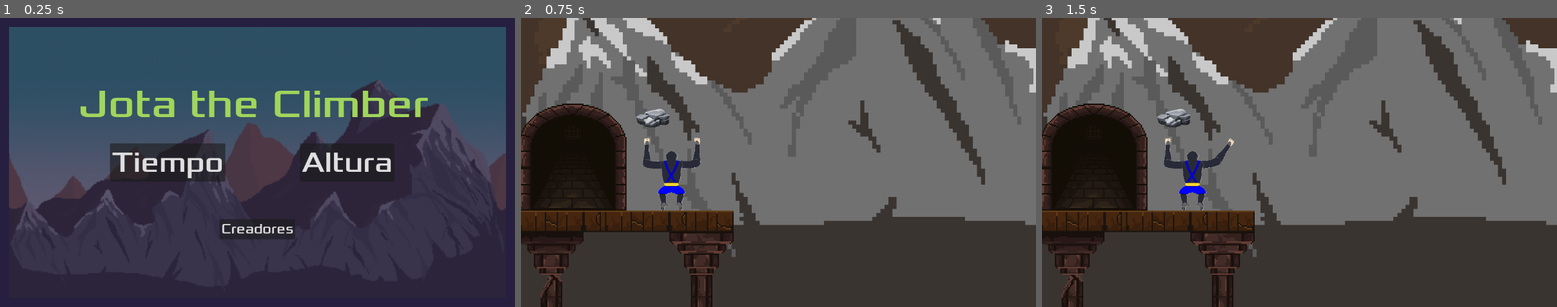
Above: before the commit, frames 1-3 (left to right).
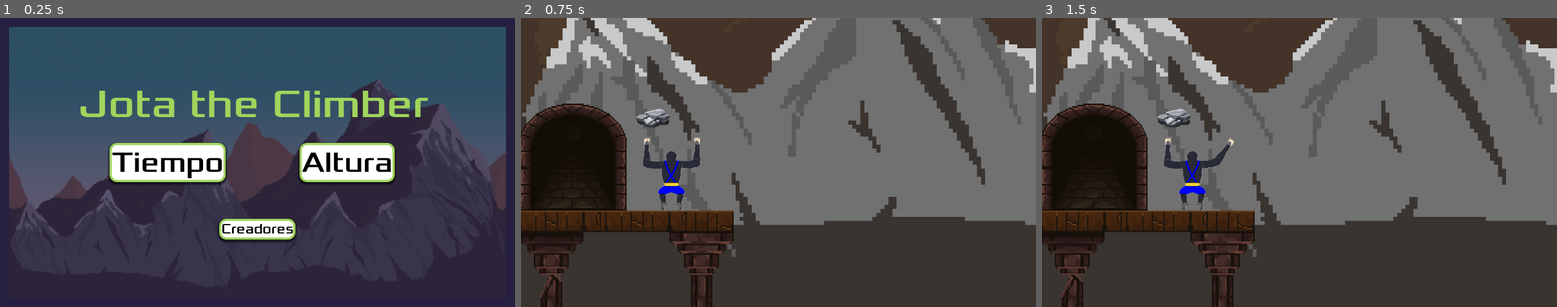
Above: after the commit, the same moments.

Repository: Igg2000/Juego_Escalada
Game: Godot game, scene res://scenes/menu.tscn
The game is run twice, just before and just after one commit, with the same random seed, the same clock (stepped at 60 frames per second) and the same inputs. This scene is started directly instead of the project's main scene. The engine's default icon, where the game draws it, is replaced by a stand-in: a white triangle on a blue panel in a dark square.
Inputs:
- Up to frame 1 (0.25 s): no input
- Up to frame 2 (0.75 s): click "Tiempo" at 0.5 s
- Up to frame 3 (1.5 s): tap Enter at 1.25 s; hold Right from 1.28 s (still down); hold Shift from 1.28 s (still down)

The runs differ from the first frame. In frame 1, 7.0% of the frame differs, in the area x 21-77%, y 43-78%; in frame 2, nothing differs; in frame 3, nothing differs.

Commit message:
v0.0.15
He cambiado los botones del menu principal

Diff:
--- a/scenes/menu.tscn
+++ b/scenes/menu.tscn
@@ -1,10 +1,38 @@
-[gd_scene load_steps=6 format=3 uid="uid://bl2qa3pt810kw"]
+[gd_scene load_steps=8 format=3 uid="uid://bl2qa3pt810kw"]
 
 [ext_resource type="Script" path="res://scripts/menu.gd" id="1_tdlpm"]
 [ext_resource type="Texture2D" uid="uid://b3xhsasxf387n" path="res://assets/background/background.png" id="2_og4ma"]
 [ext_resource type="Texture2D" uid="uid://y2mydyqhak04" path="res://icon.svg" id="3_0sdb0"]
 [ext_resource type="FontFile" uid="uid://fvs7kwp0ilom" path="res://fonts/Xolonium-Regular.ttf" id="3_g0byh"]
 [ext_resource type="Script" path="res://scenes/logo_menu.gd" id="4_irebo"]
+
+[sub_resource type="StyleBoxFlat" id="StyleBoxFlat_rkhdx"]
+bg_color = Color(0.666569, 0.666569, 0.666569, 1)
+border_width_left = 5
+border_width_top = 5
+border_width_right = 5
+border_width_bottom = 5
+border_color = Color(0.627451, 0.835294, 0.360784, 1)
+corner_radius_top_left = 16
+corner_radius_top_right = 16
+corner_radius_bottom_right = 16
+corner_radius_bottom_left = 16
+shadow_size = 5
+shadow_offset = Vector2(0, 3)
+
+[sub_resource type="StyleBoxFlat" id="StyleBoxFlat_p63qc"]
+bg_color = Color(1, 1, 1, 1)
+border_width_left = 5
+border_width_top = 5
+border_width_right = 5
+border_width_bottom = 5
+border_color = Color(0.627451, 0.835294, 0.360784, 1)
+corner_radius_top_left = 16
+corner_radius_top_right = 16
+corner_radius_bottom_right = 16
+corner_radius_bottom_left = 16
+shadow_size = 5
+shadow_offset = Vector2(0, 3)
 
 [node name="Menu" type="Control"]
 layout_mode = 3
@@ -96,23 +124,41 @@
 [node name="TiempoButton" type="Button" parent="VBoxMenu/HBoxCentral"]
 layout_mode = 2
 size_flags_horizontal = 6
+theme_override_colors/font_hover_color = Color(0, 0, 0, 1)
+theme_override_colors/font_pressed_color = Color(0, 0, 0, 1)
+theme_override_colors/font_color = Color(0, 0, 0, 1)
 theme_override_fonts/font = ExtResource("3_g0byh")
 theme_override_font_sizes/font_size = 64
+theme_override_styles/hover = SubResource("StyleBoxFlat_rkhdx")
+theme_override_styles/pressed = SubResource("StyleBoxFlat_rkhdx")
+theme_override_styles/normal = SubResource("StyleBoxFlat_p63qc")
 text = "Tiempo"
 
 [node name="AlturaButton" type="Button" parent="VBoxMenu/HBoxCentral"]
 layout_mode = 2
 size_flags_horizontal = 6
+theme_override_colors/font_hover_color = Color(0, 0, 0, 1)
+theme_override_colors/font_pressed_color = Color(0, 0, 0, 1)
+theme_override_colors/font_color = Color(0, 0, 0, 1)
 theme_override_fonts/font = ExtResource("3_g0byh")
 theme_override_font_sizes/font_size = 64
+theme_override_styles/hover = SubResource("StyleBoxFlat_rkhdx")
+theme_override_styles/pressed = SubResource("StyleBoxFlat_rkhdx")
+theme_override_styles/normal = SubResource("StyleBoxFlat_p63qc")
 text = "Altura"
 
 [node name="CreadoresButton" type="Button" parent="VBoxMenu"]
 layout_mode = 2
 size_flags_horizontal = 6
 size_flags_vertical = 6
+theme_override_colors/font_hover_color = Color(0, 0, 0, 1)
+theme_override_colors/font_pressed_color = Color(0, 0, 0, 1)
+theme_override_colors/font_color = Color(0, 0, 0, 1)
 theme_override_fonts/font = ExtResource("3_g0byh")
 theme_override_font_sizes/font_size = 30
+theme_override_styles/hover = SubResource("StyleBoxFlat_rkhdx")
+theme_override_styles/pressed = SubResource("StyleBoxFlat_rkhdx")
+theme_override_styles/normal = SubResource("StyleBoxFlat_p63qc")
 text = "Creadores"
 
 [connection signal="pressed" from="VBoxMenu/HBoxCentral/TiempoButton" to="." method="_on_tiempo_button_pressed"]
